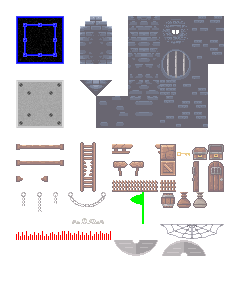
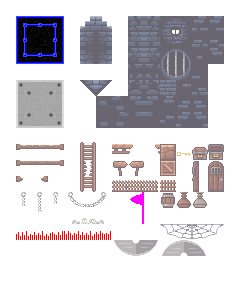
Layers edited between the first and the second 240 × 288 image:
painted on "Layer 29" over (130, 192, 144, 224)
